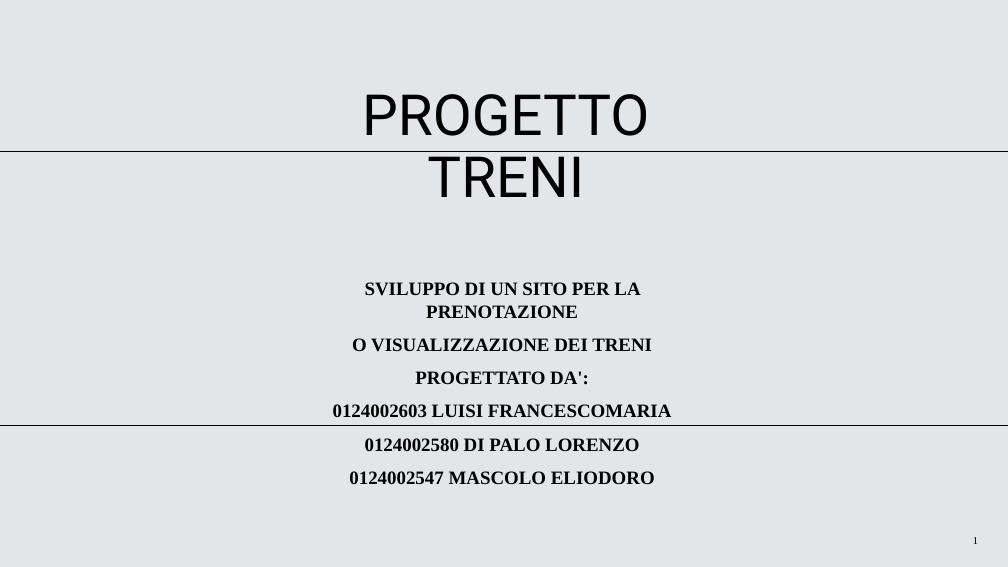
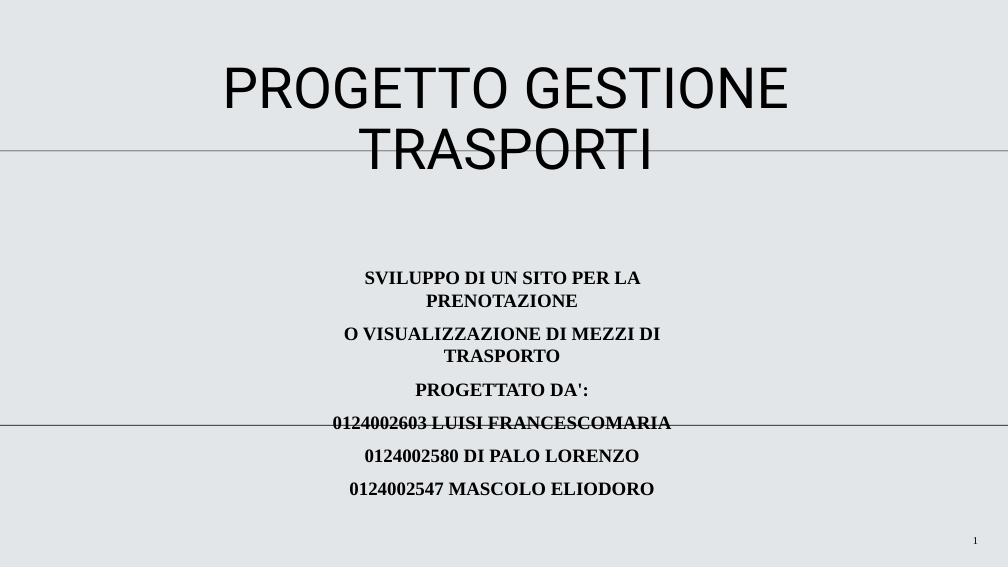
Before and after one commit to Eliodoro01/Progetto, a slide deck: slide 1 of proposal.pptx. Drawn at 1008x567 pixels with LibreOffice and Linux fonts; fonts in the diff are those of the drawing; background and template pictures are left out. Boxes give left, top, right and bottom in pixels: in the first picture for what was removed or moved away, otherwise in the second. Text is boxed around its words. In the diff, an @@ line names an element or a change of style, - is before the commit and + after.

```diff
--- a/proposal.pptx
+++ b/proposal.pptx
@@ title added at (x1=222, y1=67, x2=789, y2=170), 54 pt, text #000000 @@
+PROGETTO GESTIONE
+TRASPORTI
@@ title removed at (x1=362, y1=94, x2=649, y2=197) @@
-PROGETTO TRENI
@@ subtitle at (x1=333, y1=271, x2=672, y2=495): highlight #000000 to none in "SVILUPPO DI UN SITO PER LA PRENOTAZIONE", "PROGETTATO DA':", "0124002603 LUISI FRANCESCOMARIA", "0124002580 DI PALO LORENZO" and 1 more places @@
@@ subtitle at (x1=344, y1=327, x2=660, y2=362): text changed @@
-O VISUALIZZAZIONE DEI TRENI
+O VISUALIZZAZIONE DI MEZZI DI TRASPORTO
```
Also in this commit, not shown: 1 other slide changed, 1 other file.
